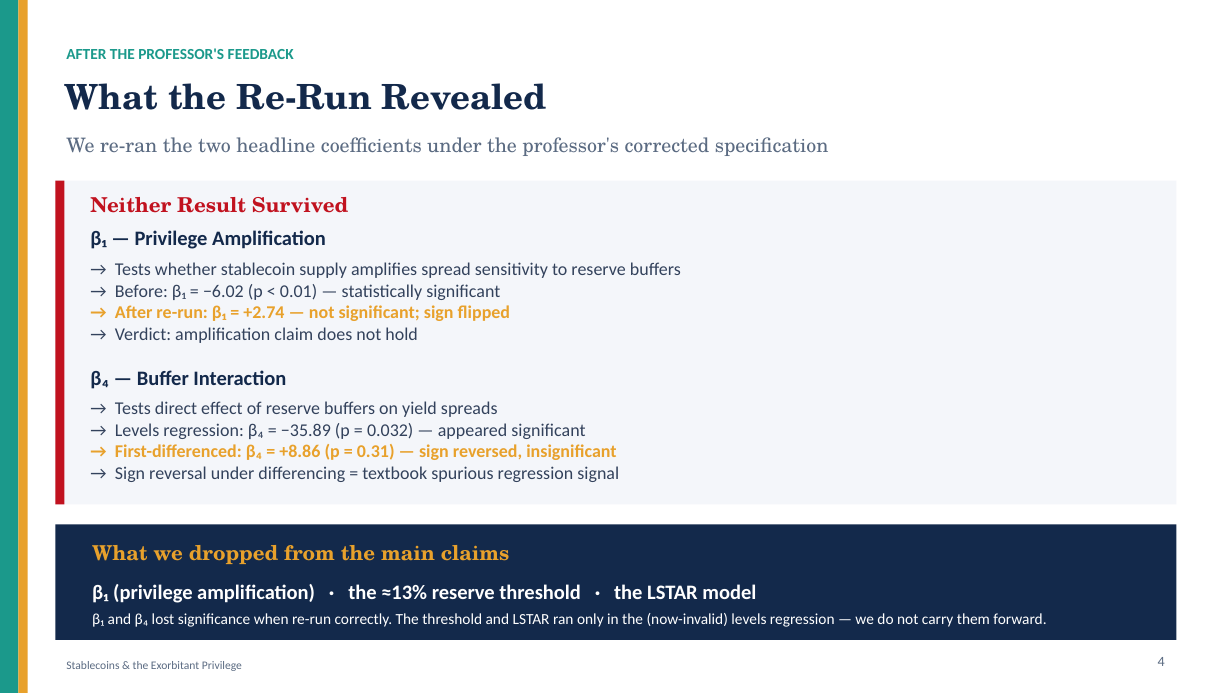
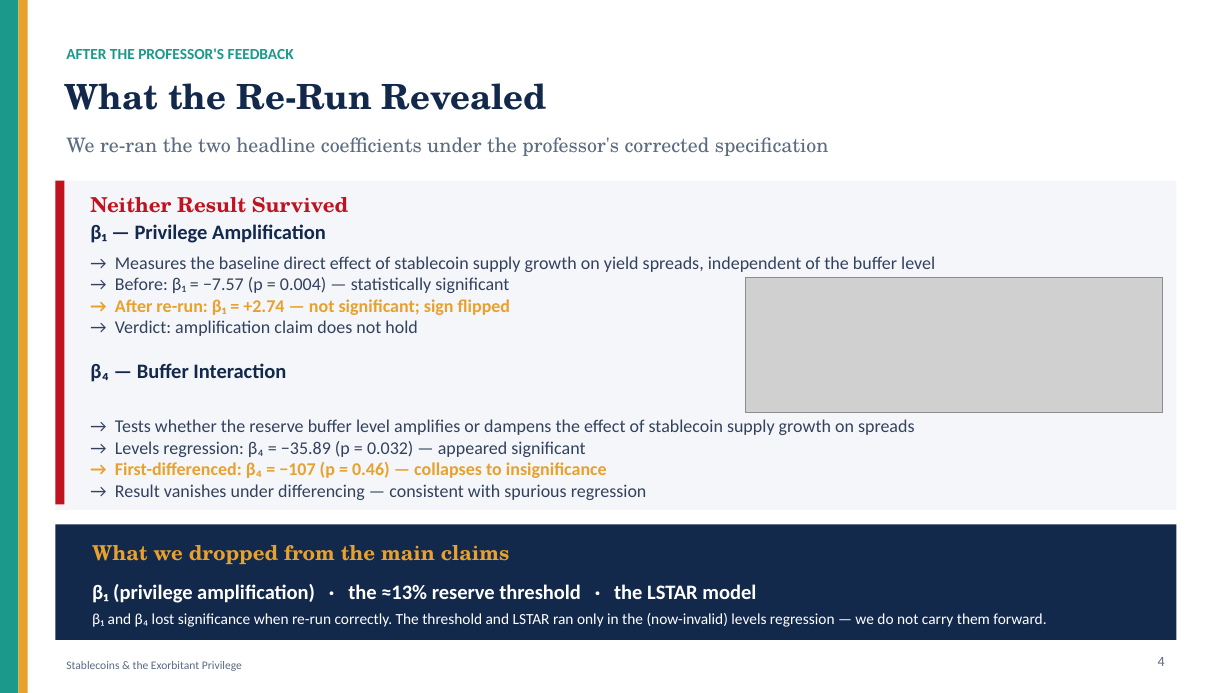
Before and after one commit to kimmireu0921/Stablecoins-and-the-Exorbitant-Privilege, a slide deck: slide 4 of presentations/0616_Stablecoin_Exorbitant_Privilege.pptx. Drawn at 1232x693 pixels with LibreOffice and Linux fonts; fonts in the diff are those of the drawing; grey boxes stand for pictures. Boxes give left, top, right and bottom in pixels: in the first picture for what was removed or moved away, otherwise in the second. Text is boxed around its words. In the diff, an @@ line names an element or a change of style, - is before the commit and + after.

```diff
--- a/presentations/0616_Stablecoin_Exorbitant_Privilege.pptx
+++ b/presentations/0616_Stablecoin_Exorbitant_Privilege.pptx
@@ rectangle: place and size @@
-rectangle at bbox=[55, 180, 1177, 504]
+rectangle at bbox=[55, 180, 1177, 509]
@@ text at bbox=[115, 256, 935, 293]: text changed @@
-→ Tests whether stablecoin supply amplifies spread sensitivity to reserve buffers
-→ Before: β₁ = −6.02 (p < 0.01) — statistically significant
+→ Measures the baseline direct effect of stablecoin supply growth on yield spreads, independent of the buffer level
+→ Before: β₁ = −7.57 (p = 0.004) — statistically significant
@@ picture added at bbox=[746, 277, 1163, 412] @@
@@ text at bbox=[115, 419, 915, 500]: text changed @@
-→ Tests direct effect of reserve buffers on yield spreads
-→ Levels regression: β₄ = −35.89 (p = 0.032) — appeared significant
-→ First-differenced: β₄ = +8.86 (p = 0.31) — sign reversed, insignificant
-→ Sign reversal under differencing = textbook spurious regression signal
+→ Tests whether the reserve buffer level amplifies or dampens the effect of stablecoin supply growth on spreads
+→ Levels regression: β₄ = −35.89 (p = 0.032) — appeared significant
+→ First-differenced: β₄ = −107 (p = 0.46) — collapses to insignificance
+→ Result vanishes under differencing — consistent with spurious regression
```
Also in this commit, not shown: 1 other file.
